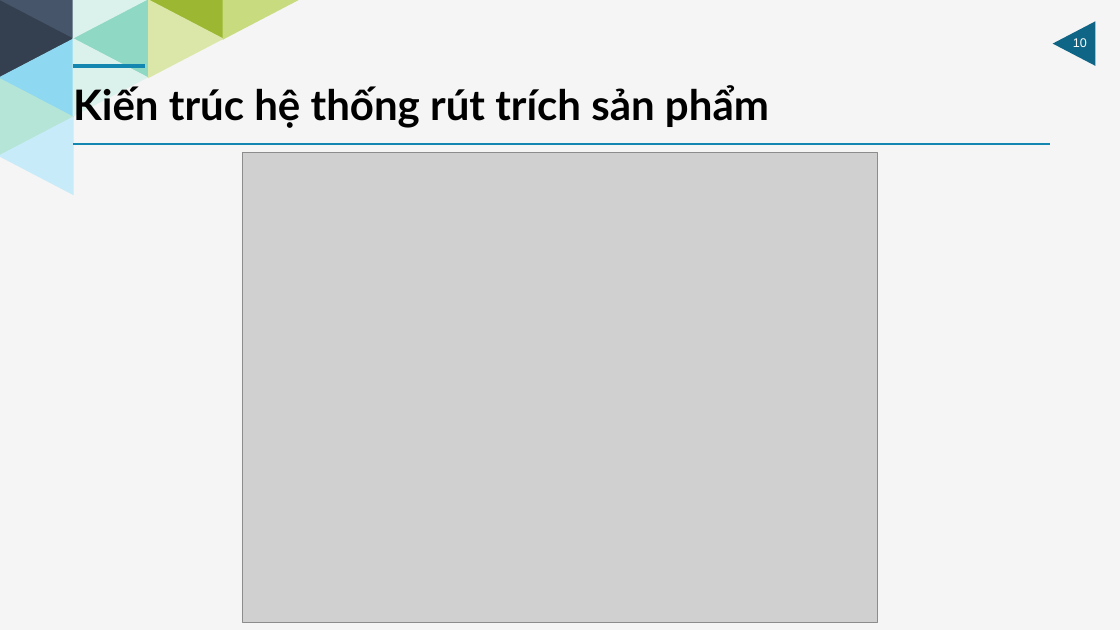
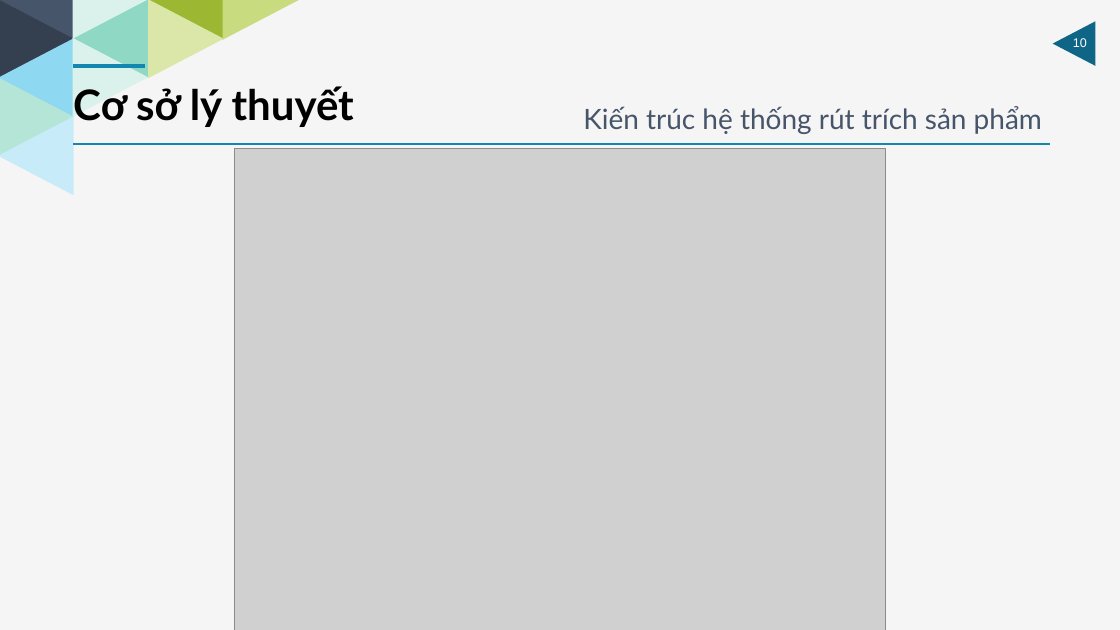
Before and after one commit to HaiUIT-zz/Price-Compare-System, a slide deck: slide 10 of presentation/final-file-present/Report-Project-14012018.pptx. Drawn at 1120x630 pixels with LibreOffice and Linux fonts; fonts in the diff are those of the drawing; grey boxes stand for pictures. Boxes give left, top, right and bottom in pixels: in the first picture for what was removed or moved away, otherwise in the second. Text is boxed around its words. In the diff, an @@ line names an element or a change of style, - is before the commit and + after.

```diff
--- a/presentation/final-file-present/Report-Project-14012018.pptx
+++ b/presentation/final-file-present/Report-Project-14012018.pptx
@@ text added at [73, 86, 354, 127], 36 pt, text #000000, bold @@
+Cơ sở lý thuyết
@@ text "Kiến trúc hệ thống rút ...": place and size @@
-text "Kiến trúc hệ thống rút ..." at [73, 85, 769, 128]
+text "Kiến trúc hệ thống rút ..." at [583, 106, 1042, 134]
@@ text "Kiến trúc hệ thống rút ..." at [583, 106, 1042, 134]: size 36 to 24 pt, text colour #000000 to #46556A, bold off @@
@@ picture: place and size @@
-picture at [243, 152, 878, 622]
+picture at [234, 149, 886, 630]
```
Also in this commit, not shown: 9 other slides changed, 1 slide removed, 8 other files.
